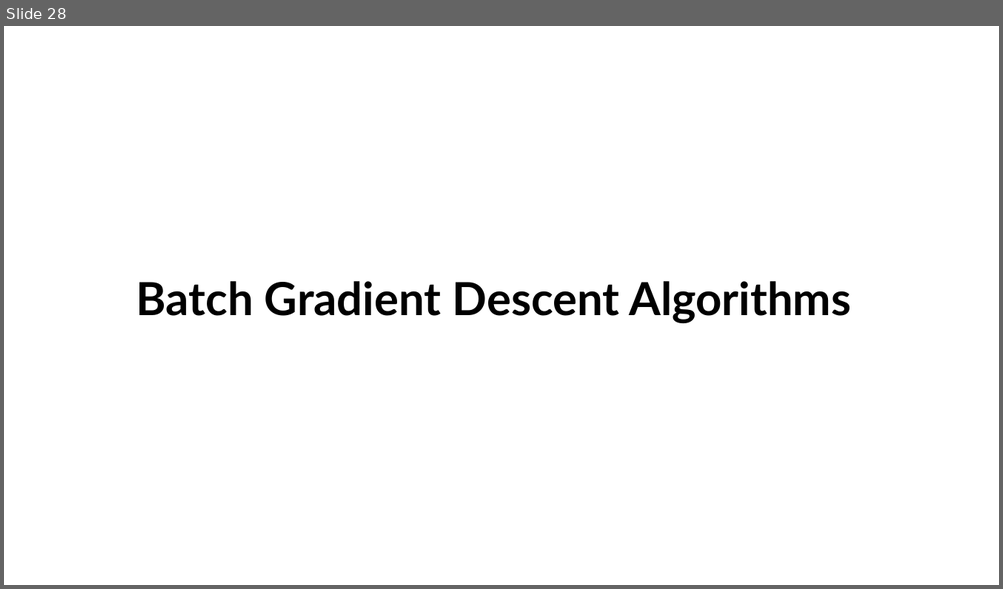
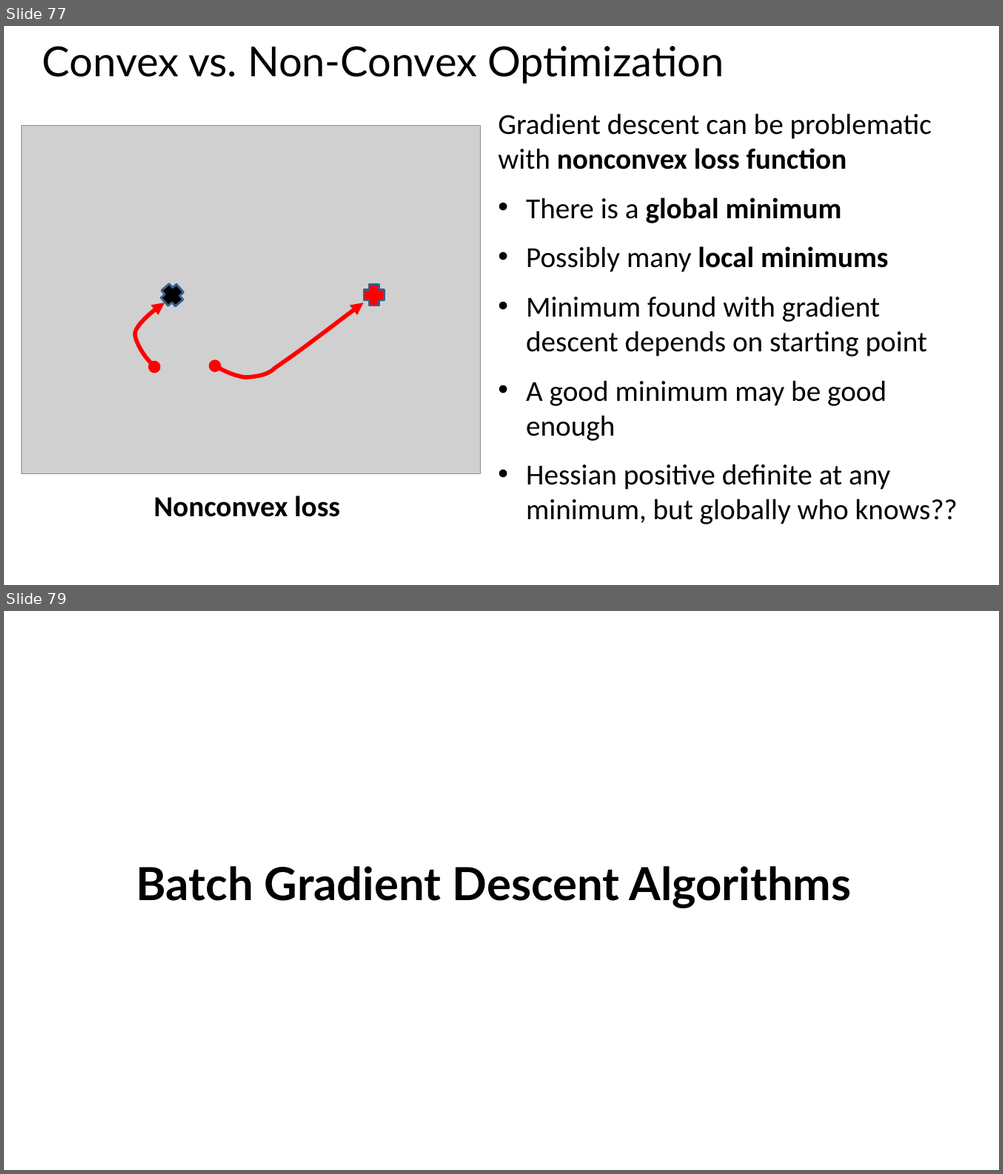
Before and after one commit to StephenElston/CSCI-E25, a slide deck: Slides/7_RegularizationAndOptimization.pptx. Shown one above the other, each under a label of ours: slide 28 before the commit, slides 77 and 79 after it; the slides between them are not shown. The pictures are 1003x589 and 1003x1174 pixels, drawn with LibreOffice and Linux fonts; fonts in the diff are those of the drawing; grey boxes stand for pictures. Boxes give left, top, right and bottom in pixels: in the first picture for what was removed or moved away, otherwise in the second. Text is boxed around its words. In the diff, an @@ line names an element or a change of style, - is before the commit and + after.

```diff
--- a/Slides/7_RegularizationAndOptimization.pptx
+++ b/Slides/7_RegularizationAndOptimization.pptx
@@ slide 77 added at (4, 26, 999, 585), background #FFFFFF @@
@@ title added at (42, 46, 723, 84), 40 pt, text #000000 @@
+Convex vs. Non-Convex Optimization
@@ text added at (498, 113, 957, 525), 28 pt, text #000000 @@
+Gradient descent can be problematic with nonconvex loss function
+• There is a global minimum
+• Possibly many local minimums
+• Minimum found with gradient descent depends on starting point
+• A good minimum may be good enough
+• Hessian positive definite at any minimum, but globally who knows??
@@ picture added at (22, 125, 481, 474) @@
@@ plus added at (158, 281, 187, 310), fill #000000, outline #3A5F8C 2 pt @@
@@ plus added at (364, 285, 384, 306), fill #FF0000, outline #3A5F8C 2 pt @@
@@ freeform shape added at (135, 303, 165, 367), outline #FF0000 4 pt @@
@@ freeform shape added at (215, 303, 364, 378), outline #FF0000 4 pt @@
@@ text added at (153, 496, 340, 517), 28 pt, text #000000, bold @@
+Nonconvex loss
@@ what was slide 28 is now slide 79 @@
```
Also in this commit, not shown: 12 slides changed, 20 other slides added.
